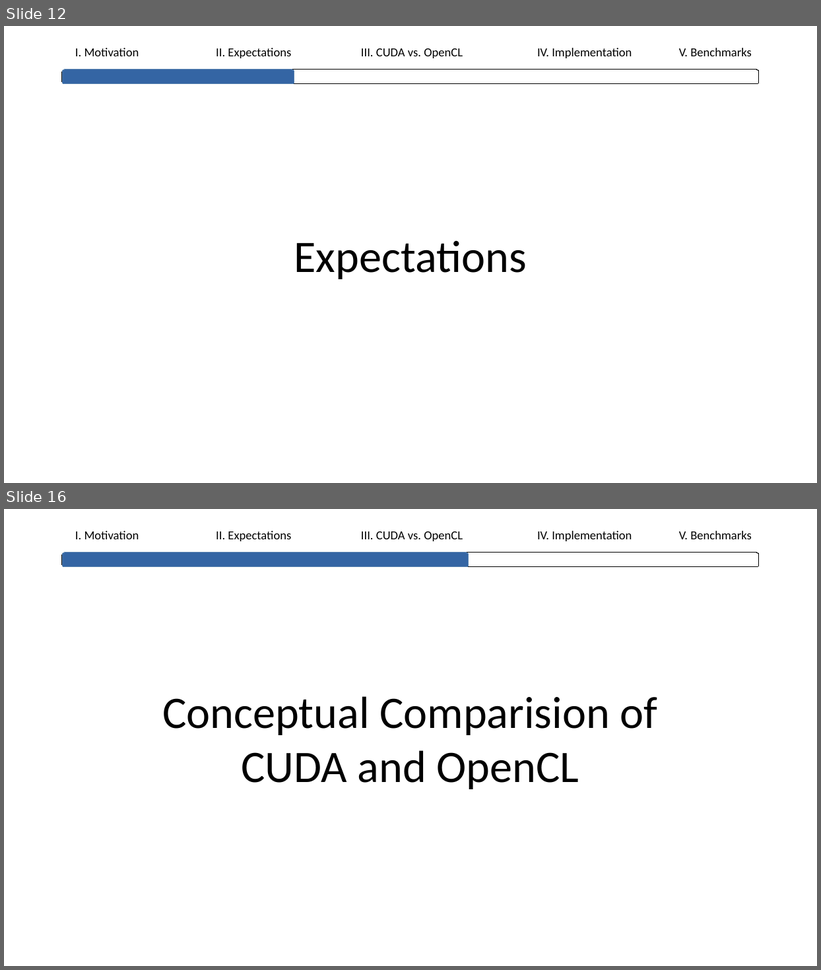
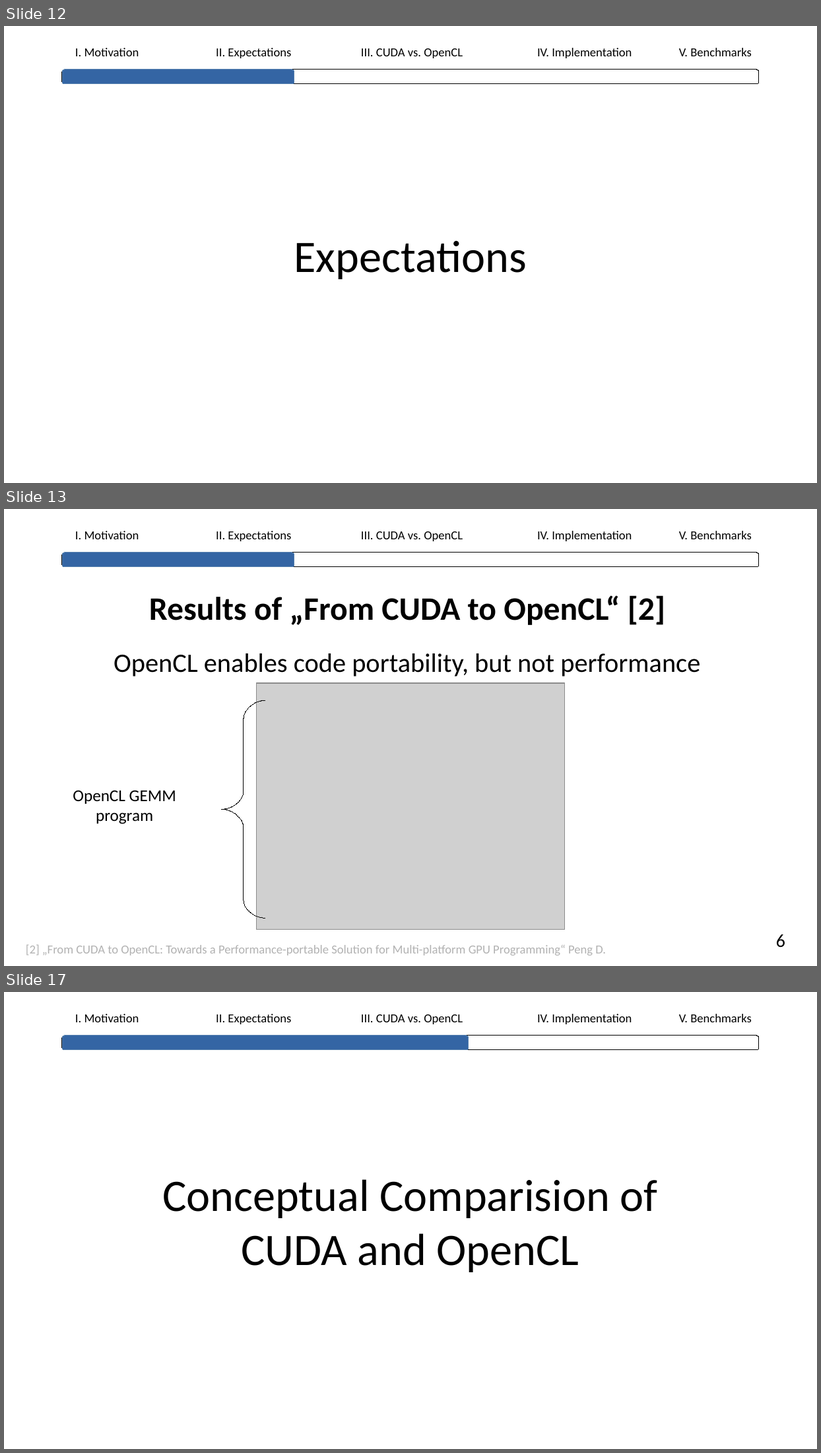
Before and after one commit to lhahner/opti-perf, a slide deck: docs/presentation/final-presentation.odp. Shown one above the other, each under a label of ours: slides 12 and 16 before the commit, slides 12, 13 and 17 after it; the slides between them are not shown. The pictures are 821x970 and 821x1453 pixels, drawn with LibreOffice and Linux fonts; fonts in the diff are those of the drawing; grey boxes stand for pictures. Boxes give left, top, right and bottom in pixels: in the first picture for what was removed or moved away, otherwise in the second. Text is boxed around its words. In the diff, an @@ line names an element or a change of style, - is before the commit and + after.

Commit message:
adds expectations chapter to the final-presentation.odp

```diff
--- a/docs/presentation/final-presentation.odp
+++ b/docs/presentation/final-presentation.odp
@@ slide 13 added at <box>4,509,817,966</box>, background #FFFFFF @@
@@ text added at <box>75,531,139,539</box>, 12 pt, text #000000 @@
+I. Motivation
@@ text added at <box>216,531,291,541</box>, 12 pt, text #000000 @@
+II. Expectations
@@ text added at <box>361,531,463,541</box>, 12 pt, text #000000 @@
+III. CUDA vs. OpenCL
@@ text added at <box>537,531,632,541</box>, 12 pt, text #000000 @@
+IV. Implementation
@@ text added at <box>679,531,752,539</box>, 12 pt, text #000000 @@
+V. Benchmarks
@@ rounded rectangle added at <box>62,553,760,567</box>, fill #FFFFFF, outline #000000 0 pt @@
@@ rounded rectangle added at <box>62,553,294,567</box>, fill #3465A4, outline #5983B0 0 pt @@
@@ title added at <box>149,595,665,625</box>, 32 pt, text #000000, bold @@
+Results of „From CUDA to OpenCL“ [2]
@@ text added at <box>114,654,700,677</box>, 26 pt, text #000000 @@
+OpenCL enables code portability, but not performance
@@ picture added at <box>256,683,565,930</box> @@
@@ freeform shape added at <box>222,701,265,918</box>, outline #000000 0 pt @@
@@ text added at <box>73,790,176,824</box>, 16.2 pt, text #000000 @@
+OpenCL GEMM
+program
@@ text added at <box>776,935,785,948</box>, 18 pt, text #000000 @@
+6
@@ text added at <box>26,945,606,956</box>, 12 pt, text #B2B2B2 @@
+[2] „From CUDA to OpenCL: Towards a Performance-portable Solution for Multi-platform GPU Programming“ Peng D.
@@ what was slide 16 is now slide 17 @@
```
Also in this commit, not shown: 5 slides changed, 2 other slides added, 3 other files.
